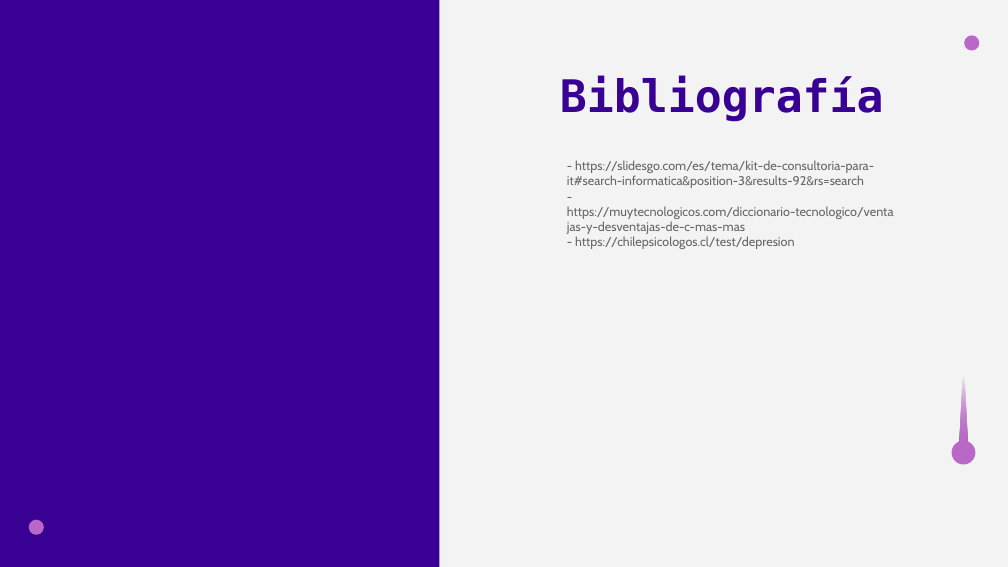
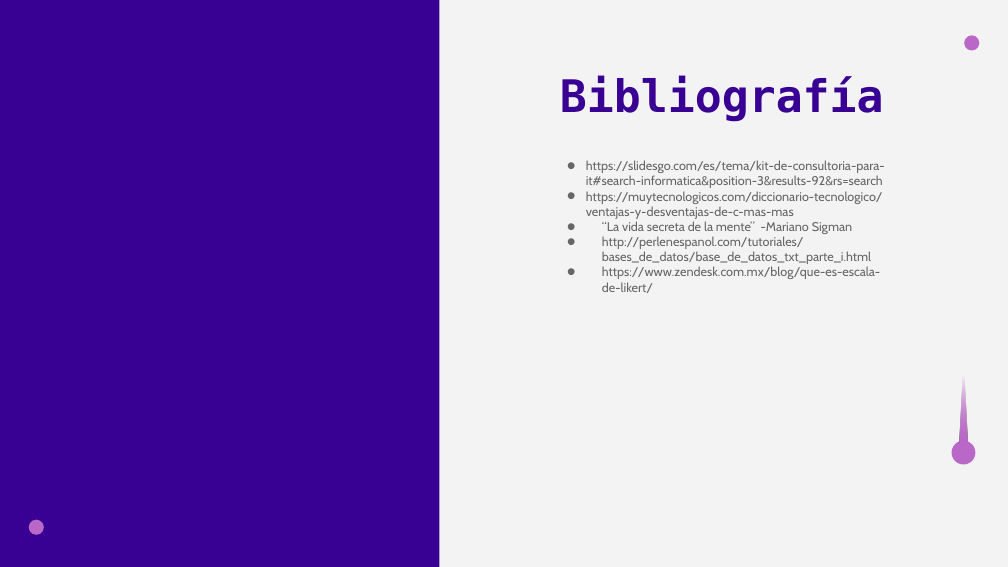
Before and after one commit to LucianoMartinez21/Catedra_1_C-, a slide deck: slide 11 of Presentacion_Fundamentos.pptx. Drawn at 1008x567 pixels with LibreOffice and Linux fonts; fonts in the diff are those of the drawing. Boxes give left, top, right and bottom in pixels: in the first picture for what was removed or moved away, otherwise in the second. Text is boxed around its words. In the diff, an @@ line names an element or a change of style, - is before the commit and + after.

```diff
--- a/Presentacion_Fundamentos.pptx
+++ b/Presentacion_Fundamentos.pptx
@@ subtitle at <box>586,160,885,293</box>: text changed @@
-- https://slidesgo.com/es/tema/kit-de-consultoria-para-it#search-informatica&position-3&results-92&rs=search
-- https://muytecnologicos.com/diccionario-tecnologico/ventajas-y-desventajas-de-c-mas-mas
-- https://chilepsicologos.cl/test/depresion
+• https://slidesgo.com/es/tema/kit-de-consultoria-para-it#search-informatica&position-3&results-92&rs=search
+• https://muytecnologicos.com/diccionario-tecnologico/ventajas-y-desventajas-de-c-mas-mas
+• “La vida secreta de la mente” -Mariano Sigman
+• http://perlenespanol.com/tutoriales/bases_de_datos/base_de_datos_txt_parte_i.html
+• https://www.zendesk.com.mx/blog/que-es-escala-de-likert/
```
Also in this commit, not shown: 5 other slides changed.
